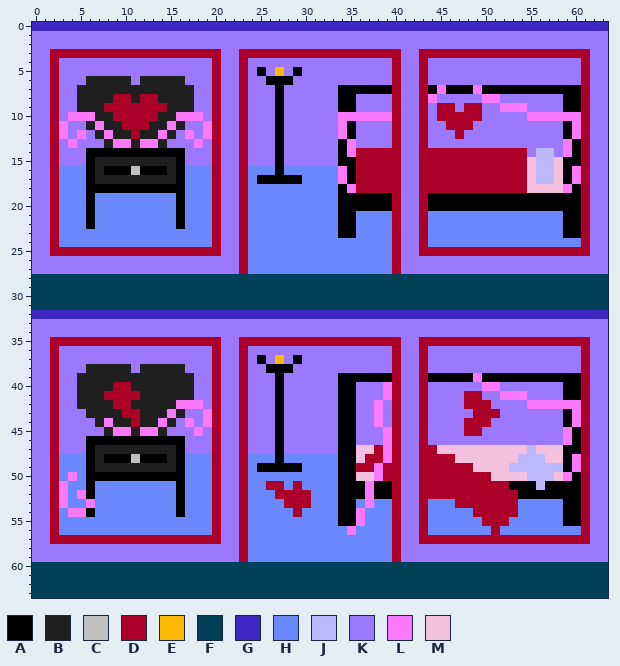
One commit to this pixel-art sprite: resources/img/rooms/missionary_interior.png. The picture above was drawn from the file before the commit.
The file is 64x64 pixels.
Palette (. is transparent): A #000000  B #1f1f1f  C #c1c0c1  D #ac0028  E #fcb800  F #004058  G #4028c4  H #6888fc  J #bcb8fc  K #9c78fc  L #fc78fc  M #f4c0e0
After:
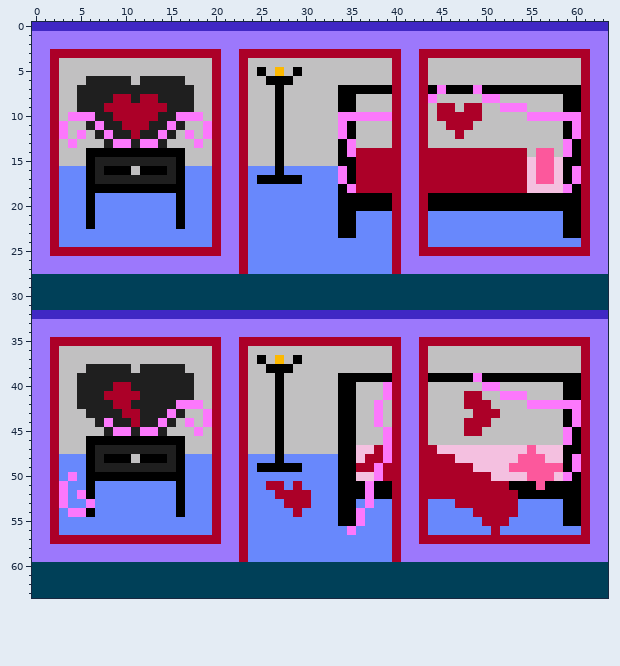
The edit:
Colour J changes from #bcb8fc to #fc589c.
Colour K becomes colour C in row 4 at x 3 to 19, 24 to 39 and 44 to 60; in row 5 at x 3 to 19, 24, 26, 28, 30 to 39 and 44 to 60; in row 6 at x 3 to 5, 11, 17 to 19, 24 to 25, 29 to 39 and 44 to 60; in row 7 at x 3 to 4, 18 to 19, 24 to 26 and 28 to 33; in row 8 at x 3 to 4, 18 to 19, 24 to 26, 28 to 33, 36 to 39, 45 to 49 and 52 to 58; in row 9 at x 3 to 4, 18 to 19, 24 to 26, 28 to 33, 36 to 39, 44, 47, 50 to 51 and 55 to 58.
Colour K becomes colour C in row 10 at x 3, 19, 24 to 26, 28 to 33, 44 and 50 to 54; in row 11 at x 4 to 5, 17 to 18, 24 to 26, 28 to 33, 36 to 39, 44 to 45 and 49 to 58; in row 12 at x 4, 6, 16, 18, 24 to 26, 28 to 33, 36 to 39, 44 to 46 and 48 to 58; in row 13 at x 3, 5 to 7, 15 to 17, 19, 24 to 26, 28 to 33, 36 to 39 and 44 to 58; in row 14 at x 3 to 5, 17 to 19, 24 to 26, 28 to 33, 55 and 58; in row 15 at x 3 to 5, 17 to 19, 24 to 26 and 28 to 33.
Colour K becomes colour C in row 36 at x 3 to 19, 24 to 39 and 44 to 60; in row 37 at x 3 to 19, 24, 26, 28, 30 to 39 and 44 to 60; in row 38 at x 3 to 5, 11, 17 to 19, 24 to 25, 29 to 39 and 44 to 60; in row 39 at x 3 to 4, 18 to 19, 24 to 26 and 28 to 33; in row 40 at x 3 to 4, 18 to 19, 24 to 26, 28 to 33, 36 to 38, 44 to 49 and 52 to 58; in row 41 at x 3 to 4, 18 to 19, 24 to 26, 28 to 33, 36 to 38, 44 to 47, 50 to 51 and 55 to 58.
Colour K becomes colour C in row 42 at x 3 to 4, 19, 24 to 26, 28 to 33, 36 to 37, 39, 44 to 47 and 51 to 54; in row 43 at x 3 to 5, 17 to 18, 24 to 26, 28 to 33, 36 to 37, 39, 44 to 48 and 52 to 58; in row 44 at x 3 to 6, 16, 18, 24 to 26, 28 to 33, 36 to 37, 39, 44 to 47 and 51 to 58; in row 45 at x 3 to 7, 15 to 17, 19, 24 to 26, 28 to 33, 36 to 38, 44 to 47 and 50 to 58; in row 46 at x 3 to 5, 17 to 19, 24 to 26, 28 to 33, 36 to 38 and 44 to 58; in row 47 at x 3 to 5, 17 to 19, 24 to 26 and 28 to 33.
Boxes around the changes in both pictures, in picture pixels (x1, y1, x2, y2):
changed: (59, 58, 212, 166)
changed: (248, 58, 581, 184)
changed: (59, 346, 212, 454)
changed: (248, 346, 581, 490)
